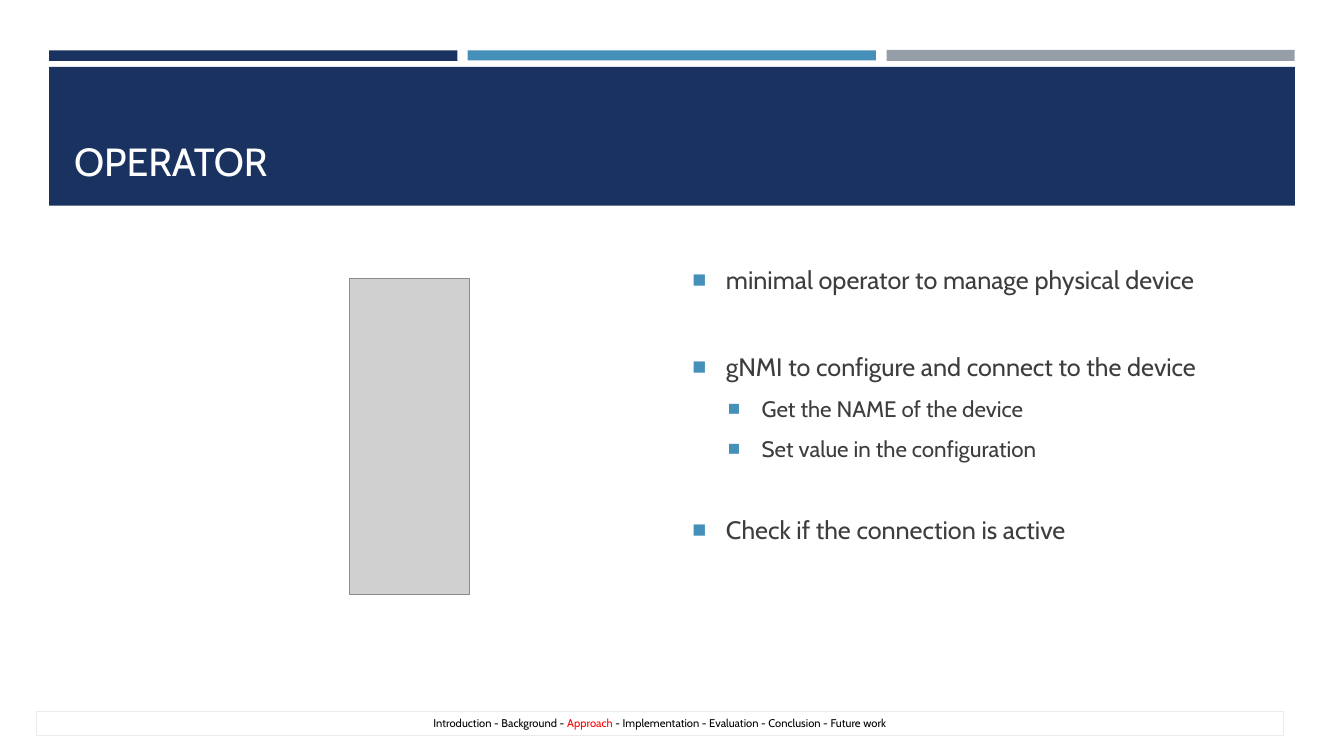
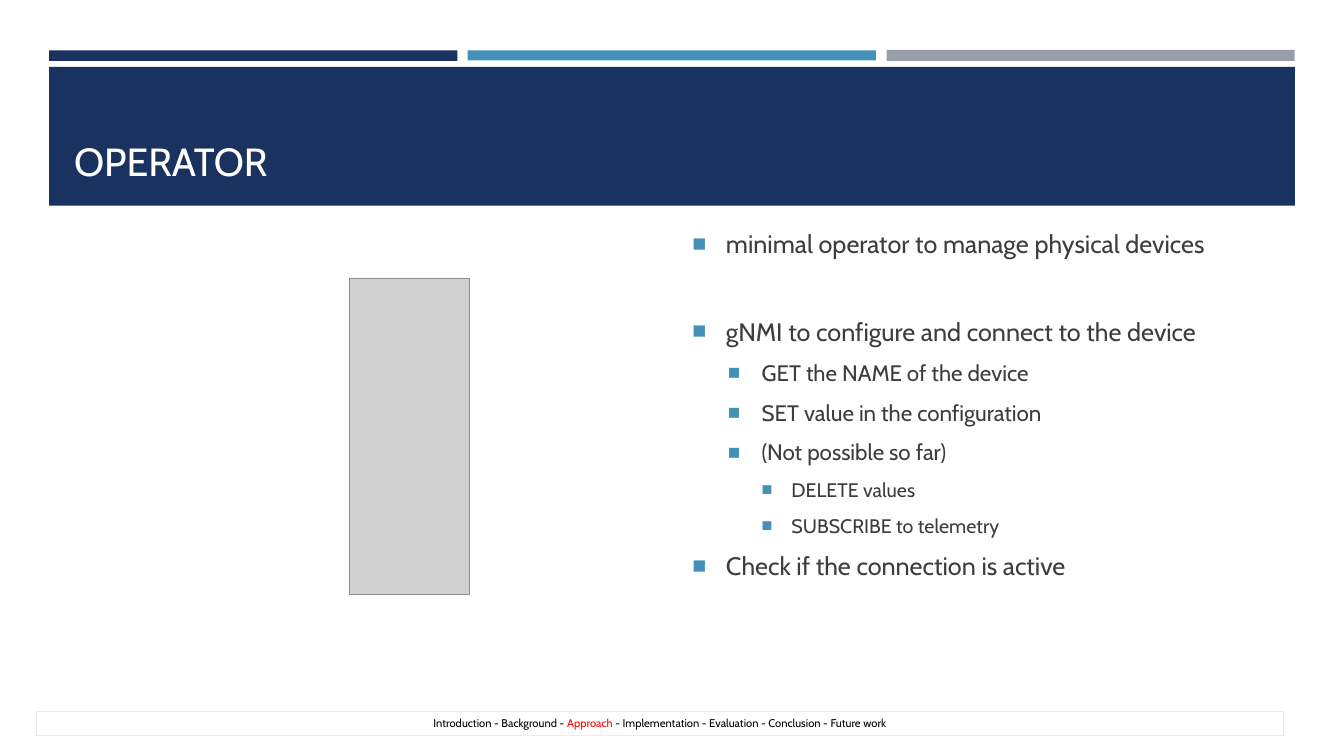
Before and after one commit to floehden/gofrm59, a slide deck: slide 6 of ConfigNDThrougk8s.pptx. Drawn at 1344x756 pixels with LibreOffice and Linux fonts; fonts in the diff are those of the drawing; grey boxes stand for pictures. Boxes give left, top, right and bottom in pixels: in the first picture for what was removed or moved away, otherwise in the second. Text is boxed around its words. In the diff, an @@ line names an element or a change of style, - is before the commit and + after.

```diff
--- a/ConfigNDThrougk8s.pptx
+++ b/ConfigNDThrougk8s.pptx
@@ text at [726,234,1204,259]: text changed @@
-■ minimal operator to manage physical device
+■ minimal operator to manage physical devices
@@ text at [762,364,1041,538]: text changed @@
-  ■ Get the NAME of the device
-  ■ Set value in the configuration
+  ■ GET the NAME of the device
+  ■ SET value in the configuration
+  ■ (Not possible so far)
+    ■ DELETE values
+    ■ SUBSCRIBE to telemetry
```
Also in this commit, not shown: 5 other slides changed, 1 slide added, 1 other file.
